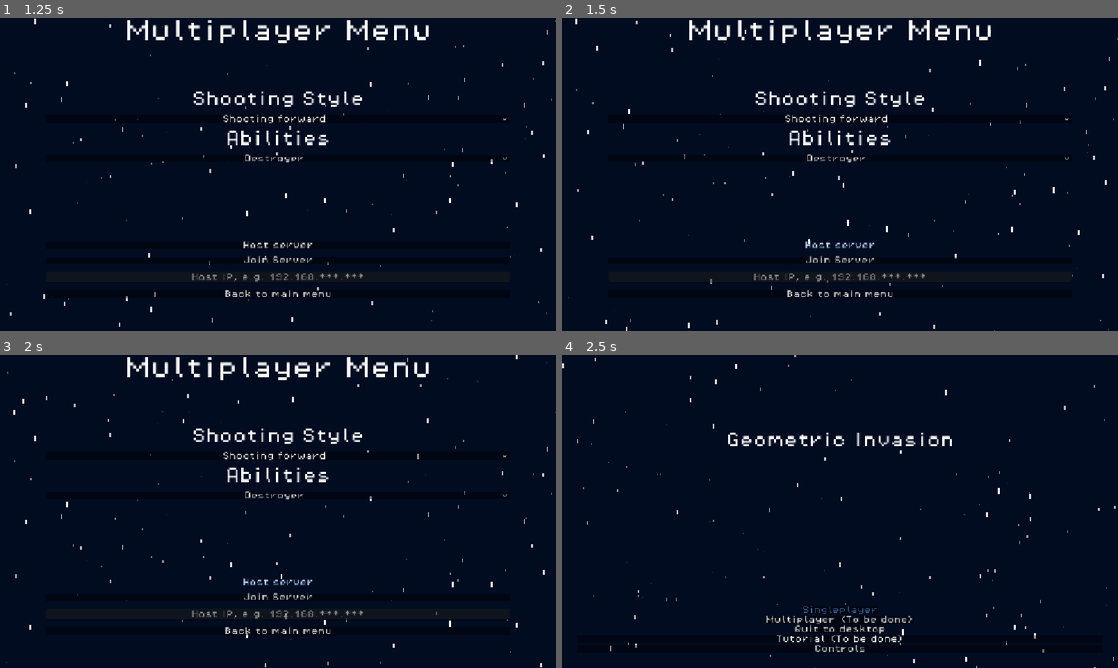
Above: before the commit, frames 1-4 (two rows, left to right).
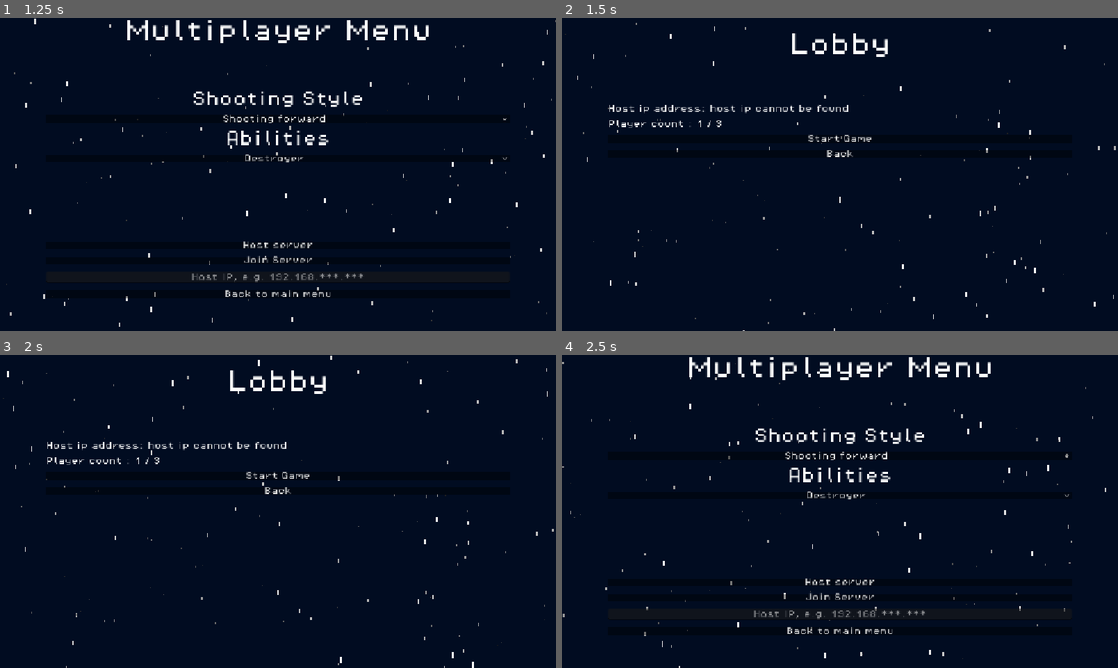
Above: after the commit, the same moments.

Repository: Draftier/Geometric-Invasion-CSS-497
Game: Godot game, scene res://scenes/UI/main_menu.tscn
The game is run twice, just before and just after one commit, with the same random seed, the same clock (stepped at 60 frames per second) and the same inputs. The engine's default icon, where the game draws it, is replaced by a stand-in: a white triangle on a blue panel in a dark square.
Inputs:
- Up to frame 1 (1.25 s): click "Multiplayer (To be done)" at 0.5 s
- Up to frame 2 (1.5 s): click "Host server" at 1.25 s
- Up to frame 3 (2 s): no input
- Up to frame 4 (2.5 s): click "Back to main menu" (after the commit: "Back") at 2 s

Frame 1 is identical in both runs. In frame 2, 4.4% of the frame differs, in the area x 0-100%, y 0-100%; in frame 3, 4.4%; in frame 4, 4.5%.

Commit message:
Added multiplayer code
- Created lobby screen
- Added code to error check failure of server creation and failure of client connection

Diff:
--- /dev/null
+++ b/geometric-invasion/multiplayer_lobby_menu.gd
@@ -0,0 +1,23 @@
+extends Control
+
+@onready var player_count_label = %PlayerCountLabel
+@onready var ip_label = %IPLabel
+
+var num_players : int = 0
+
+func _ready() -> void:
+	num_players += 1
+	player_count_label.text = "Player count : " + str(num_players) + " / 3"
+	multiplayer.peer_connected.connect(_on_peer_connected)
+	%IPLabel.text += NetworkManager.ip_address
+
+func _on_start_game_button_pressed() -> void:
+	pass
+
+
+func _on_peer_connected(id : int) -> void:
+	num_players += 1
+	player_count_label.text = "Player count : " + str(num_players) + " / 3"
+
+func _on_back_button_pressed() -> void:
+	get_tree().change_scene_to_file("res://scenes/UI/multiplayer_choice_menu.tscn")
--- /dev/null
+++ b/geometric-invasion/multiplayer_lobby_menu.tscn
@@ -0,0 +1,73 @@
+[gd_scene format=3 uid="uid://du5a2qpbn5avw"]
+
+[ext_resource type="Script" uid="uid://d31bgscf1dbt" path="res://multiplayer_lobby_menu.gd" id="1_2d6oa"]
+[ext_resource type="PackedScene" uid="uid://cnr36qxaqynbc" path="res://scenes/star_background.tscn" id="2_lst0y"]
+[ext_resource type="Theme" uid="uid://dy2kgmqgonako" path="res://theme_test.tres" id="3_77o5t"]
+[ext_resource type="StyleBox" uid="uid://dn5gd6byuqut8" path="res://button_theme.tres" id="4_hhiqo"]
+
+[node name="MultiplayerLobbyMenu" type="Control" unique_id=1575445770]
+layout_mode = 3
+anchors_preset = 15
+anchor_right = 1.0
+anchor_bottom = 1.0
+grow_horizontal = 2
+grow_vertical = 2
+script = ExtResource("1_2d6oa")
+
+[node name="StarBackground" parent="." unique_id=1934287316 instance=ExtResource("2_lst0y")]
+
+[node name="MarginContainer" type="MarginContainer" parent="." unique_id=904519966]
+layout_mode = 1
+anchors_preset = 15
+anchor_right = 1.0
+anchor_bottom = 1.0
+grow_horizontal = 2
+grow_vertical = 2
+theme = ExtResource("3_77o5t")
+theme_override_constants/margin_left = 32
+theme_override_constants/margin_top = 32
+theme_override_constants/margin_right = 32
+theme_override_constants/margin_bottom = 32
+
+[node name="Lobby" type="VBoxContainer" parent="MarginContainer" unique_id=607571169]
+layout_mode = 2
+
+[node name="Multiplayer Menu" type="Label" parent="MarginContainer/Lobby" unique_id=371060360]
+layout_mode = 2
+theme_override_font_sizes/font_size = 48
+text = "Lobby"
+horizontal_alignment = 1
+vertical_alignment = 1
+
+[node name="MarginContainer" type="MarginContainer" parent="MarginContainer/Lobby" unique_id=662102404]
+layout_mode = 2
+theme_override_constants/margin_left = 64
+theme_override_constants/margin_top = 96
+theme_override_constants/margin_right = 64
+theme_override_constants/margin_bottom = 64
+
+[node name="VBoxContainer" type="VBoxContainer" parent="MarginContainer/Lobby/MarginContainer" unique_id=1213308703]
+layout_mode = 2
+theme_override_constants/separation = 15
+
+[node name="IPLabel" type="Label" parent="MarginContainer/Lobby/MarginContainer/VBoxContainer" unique_id=1847138511]
+unique_name_in_owner = true
+layout_mode = 2
+text = "Host ip address: "
+
+[node name="PlayerCountLabel" type="Label" parent="MarginContainer/Lobby/MarginContainer/VBoxContainer" unique_id=1787262128]
+unique_name_in_owner = true
+layout_mode = 2
+
+[node name="StartGameButton" type="Button" parent="MarginContainer/Lobby/MarginContainer/VBoxContainer" unique_id=1275782273]
+layout_mode = 2
+theme_override_styles/normal = ExtResource("4_hhiqo")
+text = "Start Game"
+
+[node name="BackButton" type="Button" parent="MarginContainer/Lobby/MarginContainer/VBoxContainer" unique_id=766023731]
+layout_mode = 2
+theme_override_styles/normal = ExtResource("4_hhiqo")
+text = "Back"
+
+[connection signal="pressed" from="MarginContainer/Lobby/MarginContainer/VBoxContainer/StartGameButton" to="." method="_on_start_game_button_pressed"]
+[connection signal="pressed" from="MarginContainer/Lobby/MarginContainer/VBoxContainer/BackButton" to="." method="_on_back_button_pressed"]
--- a/geometric-invasion/multiplayer_spawner.gd
+++ b/geometric-invasion/multiplayer_spawner.gd
@@ -9,6 +9,8 @@
 	spawn_player(1)
 
 func spawn_player(id : int) -> void:
+	network_player = Global.player
+
 	if !multiplayer.is_server(): return
 
 	var player : Node = network_player.instantiate()
--- a/geometric-invasion/multiplayer_test.tscn
+++ b/geometric-invasion/multiplayer_test.tscn
@@ -1,11 +1,9 @@
 [gd_scene format=3 uid="uid://booph1yenfeux"]
 
 [ext_resource type="PackedScene" uid="uid://cnr36qxaqynbc" path="res://scenes/star_background.tscn" id="1_3fc8k"]
-[ext_resource type="Script" uid="uid://dt1c0f6c5i51q" path="res://multiplayer_spawner.gd" id="2_sjw14"]
 
 [node name="multiplayer_test" type="Node2D" unique_id=2135646642]
 
 [node name="StarBackground" parent="." unique_id=1934287316 instance=ExtResource("1_3fc8k")]
 
 [node name="MultiplayerSpawner" type="MultiplayerSpawner" parent="." unique_id=166401999]
-script = ExtResource("2_sjw14")
--- a/geometric-invasion/network_manager.gd
+++ b/geometric-invasion/network_manager.gd
@@ -2,12 +2,13 @@
 
 var ip_address : String
 # Going to arbitraily utilize port 25566 for this project
-var port : int = 25566
+var port : int = 42069
 
 var peer : ENetMultiplayerPeer
-var is_solo : bool
+var is_solo : bool = true
 
 signal server_created
+signal server_joined
 
 func _ready():
 	ip_address = get_host_ip()
@@ -23,13 +24,28 @@
 
 func start_server() -> void:
 	peer = ENetMultiplayerPeer.new()
-	peer.create_server(port)
+	var error := peer.create_server(port)
+	if error != OK:
+		push_error("Server creation failed: %s" % error_string(error))
 	multiplayer.multiplayer_peer = peer
 
 	server_created.emit()
 
+	is_solo = false
 
-func start_client() -> void:
+
+func start_client(ip_addres : String) -> bool:
+	ip_address = ip_addres
 	peer = ENetMultiplayerPeer.new()
-	peer.create_client(ip_address, port)
+	var error := peer.create_client(ip_address, port)
+	if error != OK:
+		push_error("Server creation failed: %s" % error_string(error))
+	#if !peer.create_client(ip_address, port):
+		#return false
+
 	multiplayer.multiplayer_peer = peer
+	is_solo = false
+
+	server_joined.emit()
+
+	return true
--- a/geometric-invasion/project.godot
+++ b/geometric-invasion/project.godot
@@ -23,7 +23,6 @@
 
 [display]
 
-window/size/mode=3
 window/stretch/mode="canvas_items"
 window/stretch/aspect="expand"
 window/vsync/vsync_mode=2
--- a/geometric-invasion/scenes/Network/network_manager.tscn
+++ b/geometric-invasion/scenes/Network/network_manager.tscn
@@ -1,6 +1,10 @@
 [gd_scene format=3 uid="uid://dcfnkbtd8cgov"]
 
 [ext_resource type="Script" uid="uid://hvsdddbxyut3" path="res://network_manager.gd" id="1_bidd7"]
+[ext_resource type="Script" uid="uid://dt1c0f6c5i51q" path="res://multiplayer_spawner.gd" id="2_6bwve"]
 
 [node name="NetworkManager" type="Node" unique_id=320097988]
 script = ExtResource("1_bidd7")
+
+[node name="MultiplayerSpawner" type="MultiplayerSpawner" parent="." unique_id=239122438]
+script = ExtResource("2_6bwve")
--- a/geometric-invasion/scenes/Player/player.tscn
+++ b/geometric-invasion/scenes/Player/player.tscn
@@ -118,6 +118,9 @@
 radius = 9.0
 
 [sub_resource type="SceneReplicationConfig" id="SceneReplicationConfig_uxo23"]
+properties/0/path = NodePath(".:position")
+properties/0/spawn = true
+properties/0/replication_mode = 1
 
 [node name="Player" type="CharacterBody2D" unique_id=1651887187]
 collision_layer = 64
--- a/geometric-invasion/scenes/UI/host_button.gd
+++ /dev/null
@@ -1 +0,0 @@
-extends Button
--- a/geometric-invasion/scenes/UI/multiplayer_choice_menu.gd
+++ b/geometric-invasion/scenes/UI/multiplayer_choice_menu.gd
@@ -1,11 +1,24 @@
 extends Control
 
+@onready var host_button = %HostButton
+@onready var ip_input = %IpInput
+
+var error
 
 func _on_host_button_pressed() -> void:
 	NetworkManager.start_server()
+	get_tree().change_scene_to_file("res://multiplayer_lobby_menu.tscn")
 
 func _on_join_button_pressed() -> void:
-	pass
+	var ip_address = ip_input.text
+
+	if !NetworkManager.start_client(ip_address):
+		var timer = get_tree().create_timer(1.0)
+		ip_input.text = "Invalid ip_address"
+		await timer.timeout
+		ip_input.clear()
+
+	NetworkManager.start_client(ip_address)
 
 func _on_back_button_pressed() -> void:
 	get_tree().change_scene_to_file("res://scenes/UI/main_menu.tscn")
--- a/geometric-invasion/scenes/UI/multiplayer_choice_menu.tscn
+++ b/geometric-invasion/scenes/UI/multiplayer_choice_menu.tscn
@@ -4,7 +4,6 @@
 [ext_resource type="Script" uid="uid://bm1d42pt283vt" path="res://scenes/UI/multiplayer_choice_menu.gd" id="2_wt8fv"]
 [ext_resource type="PackedScene" uid="uid://cnr36qxaqynbc" path="res://scenes/star_background.tscn" id="3_ao0e5"]
 [ext_resource type="StyleBox" uid="uid://dn5gd6byuqut8" path="res://button_theme.tres" id="3_cfko7"]
-[ext_resource type="Script" uid="uid://crw55ukacmqdi" path="res://scenes/UI/host_button.gd" id="5_jncdb"]
 
 [sub_resource type="StyleBoxFlat" id="StyleBoxFlat_2m35m"]
 bg_color = Color(0, 0, 0, 0.41568628)
@@ -107,17 +106,18 @@
 theme_override_constants/separation = 15
 
 [node name="HostButton" type="Button" parent="MarginContainer/MultiplayerMenu/MarginContainer/VBoxContainer" unique_id=277408626]
+unique_name_in_owner = true
 layout_mode = 2
 theme_override_styles/normal = ExtResource("3_cfko7")
 text = "Host server"
-script = ExtResource("5_jncdb")
 
 [node name="JoinButton" type="Button" parent="MarginContainer/MultiplayerMenu/MarginContainer/VBoxContainer" unique_id=1979438574]
 layout_mode = 2
 theme_override_styles/normal = ExtResource("3_cfko7")
 text = "Join Server"
 
-[node name="LineEdit" type="LineEdit" parent="MarginContainer/MultiplayerMenu/MarginContainer/VBoxContainer" unique_id=1162111617]
+[node name="IpInput" type="LineEdit" parent="MarginContainer/MultiplayerMenu/MarginContainer/VBoxContainer" unique_id=1162111617]
+unique_name_in_owner = true
 layout_mode = 2
 placeholder_text = "Host IP, e.g. 192.168.***.***"
 alignment = 1
--- a/geometric-invasion/scripts/game.gd
+++ b/geometric-invasion/scripts/game.gd
@@ -10,6 +10,8 @@
 var player : Player
 var level
 
+signal joined_lobby
+
 func _ready() -> void:
 	player = Global.player.instantiate()
 	player.ability_scene =  Global.ability
--- a/geometric-invasion/scripts/player/player.gd
+++ b/geometric-invasion/scripts/player/player.gd
@@ -23,8 +23,10 @@
 @export var ability_scene : PackedScene
 var ability : Ability
 
-#func _enter_tree() -> void:
-	#set_multiplayer_authority(name.to_int())
+var is_solo
+
+func _enter_tree() -> void:
+	set_multiplayer_authority(name.to_int())
 
 func _ready() -> void:
 	$CanvasLayer/Label.text = "Lives : " + str(lives)
@@ -36,8 +38,8 @@
 
 # Called every physics tick
 func _process(_delta: float) -> void:
-	#if !is_multiplayer_authority():
-		#return
+	if !is_multiplayer_authority() and !NetworkManager.is_solo:
+		return
 
 
 	# Get an input vector and modify velocity of player based on it
Not shown, added: geometric-invasion/multiplayer_lobby_menu.gd.uid
Not shown, removed: geometric-invasion/scenes/UI/host_button.gd.uid
